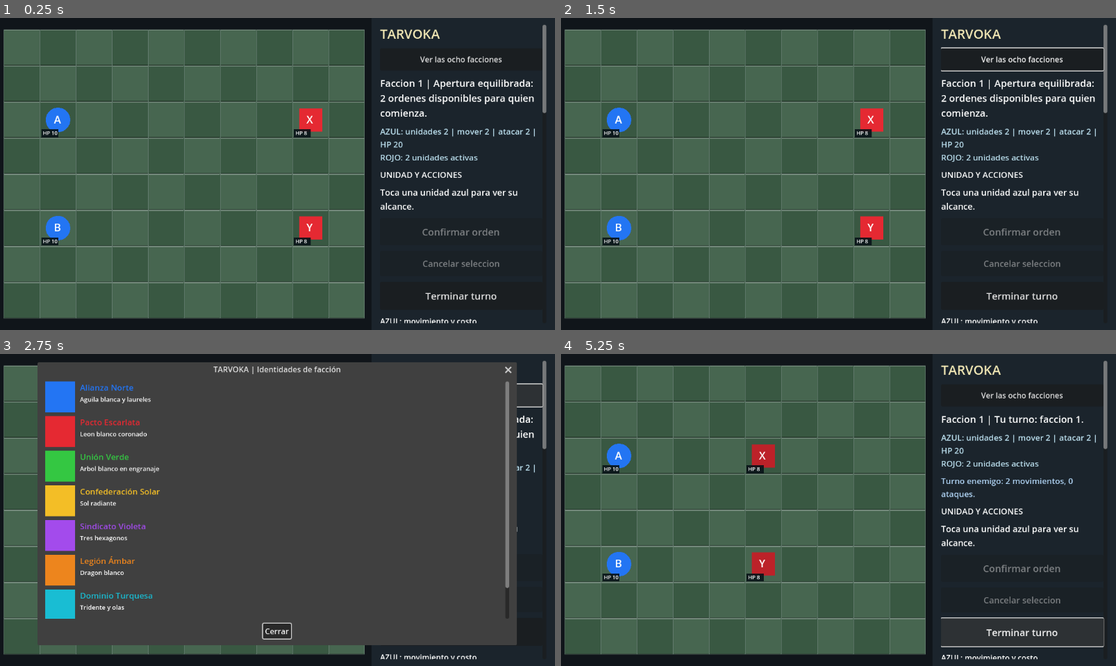
Above: before the commit, frames 1-4 (two rows, left to right).
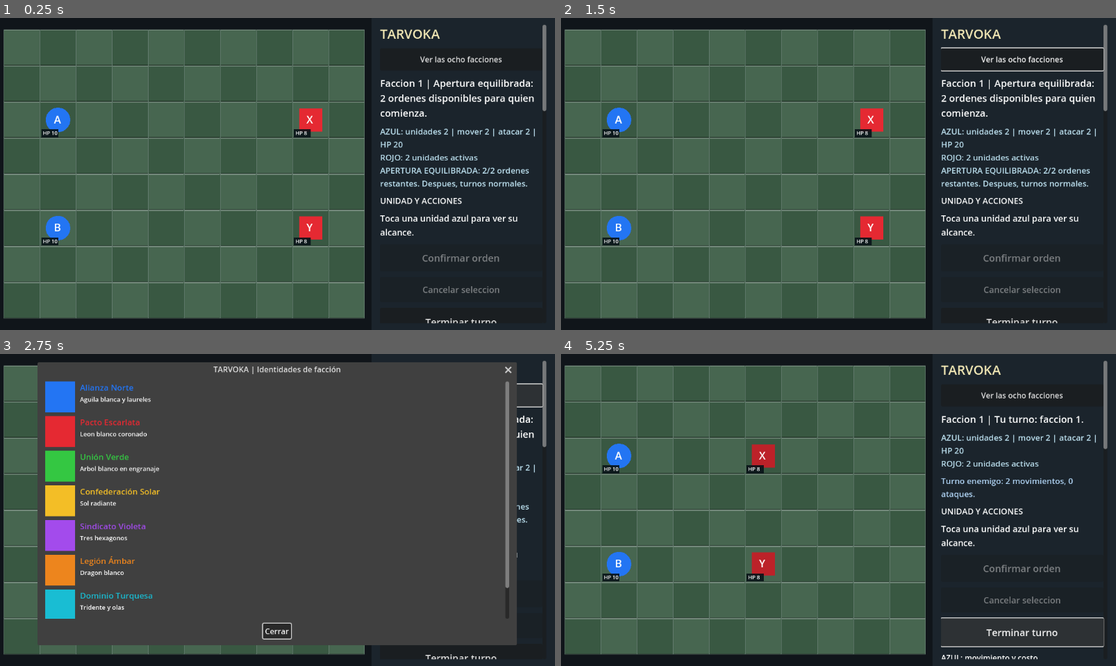
Above: after the commit, the same moments.

Repository: edwinrodri12/Tarvoka
Game: Godot game, scene res://scenes/Main.tscn
The game is run twice, just before and just after one commit, with the same random seed, the same clock (stepped at 60 frames per second) and the same inputs.
Inputs:
- Up to frame 1 (0.25 s): no input
- Up to frame 2 (1.5 s): click "Ver las ocho facciones" at 0.5 s; click "Cerrar" at 1.25 s
- Up to frame 3 (2.75 s): click "Ver las ocho facciones" at 2 s
- Up to frame 4 (5.25 s): click "Cerrar" at 2.75 s; click "Ver las ocho facciones" at 3.5 s; click "Cerrar" at 4.25 s; click "Terminar turno" at 5 s

The runs differ from the first frame. In frame 1, 2.3% of the frame differs, in the area x 68-99%, y 29-98%; in frame 2, 2.3%; in frame 3, 0.2%; in frame 4, nothing differs.

Commit message:
feat(opening): honor three-action first deployment in tactical hints, AI and readable mobile HUD

Diff:
--- a/scripts/ui/Main.gd
+++ b/scripts/ui/Main.gd
@@ -468,7 +468,11 @@
         _unit_summary_cache_key = summary_key
         unit_summary_refresh_count += 1
         _update_text(unit_label, board.selected_unit_summary())
-        _update_text(battlefield_status, BattleReport.field_summary(board.state))
+        var field_text: String = BattleReport.field_summary(board.state)
+        if board.state.has("opening"):
+            var remaining_orders: int = int(board.state["opening"]["limit"]) - int(board.state["opening"]["used"])
+            field_text += "\nAPERTURA EQUILIBRADA: %d/%d ordenes restantes. Despues, turnos normales." % [remaining_orders,int(board.state["opening"]["limit"])]
+        _update_text(battlefield_status,field_text)
         _update_text(order_preview_label, BattleReport.pending_preview(board.state, board.pending_order))
         var action_kind := str(board.pending_order.get("kind", ""))
         var button_text := "Confirmar ataque" if action_kind == "attack" else ("Confirmar movimiento" if action_kind == "move" else "Confirmar orden")
